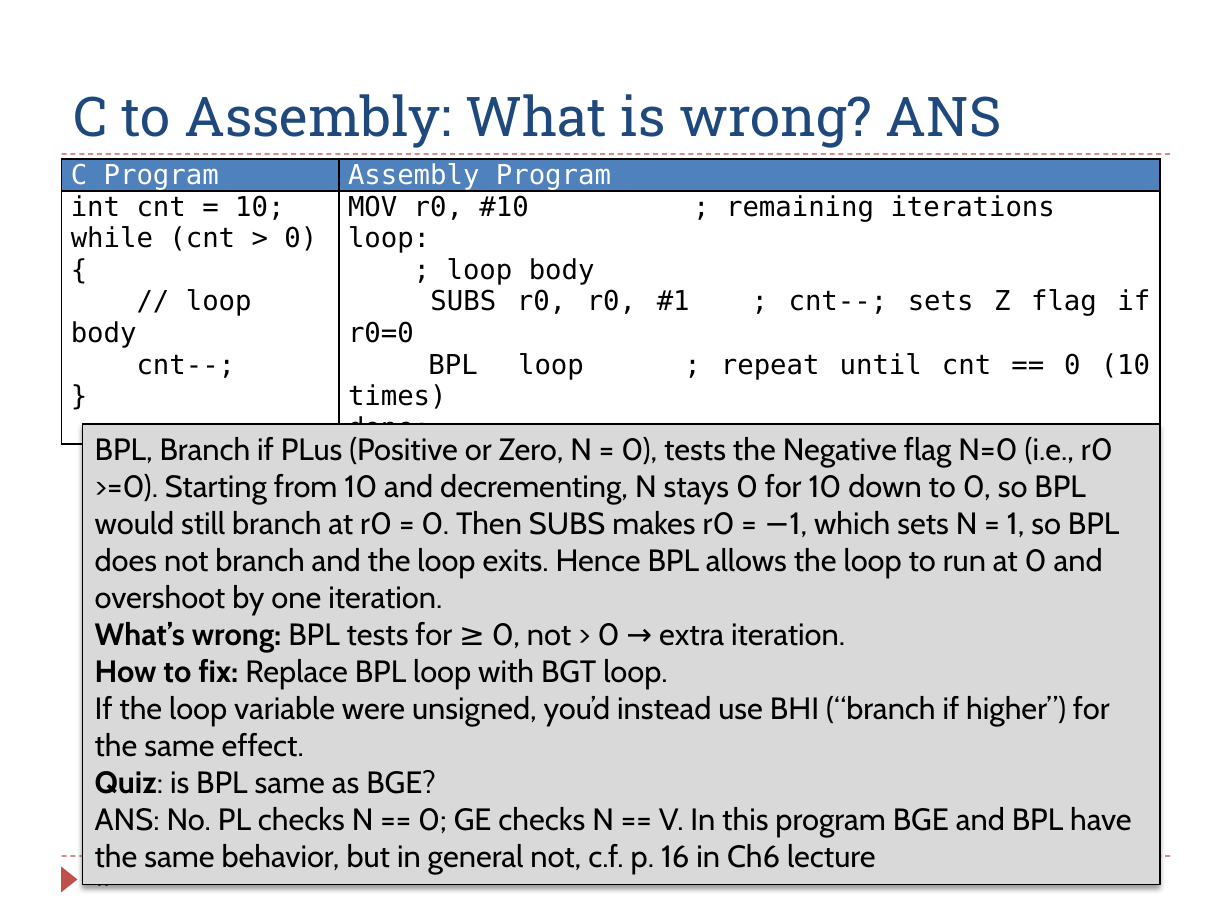
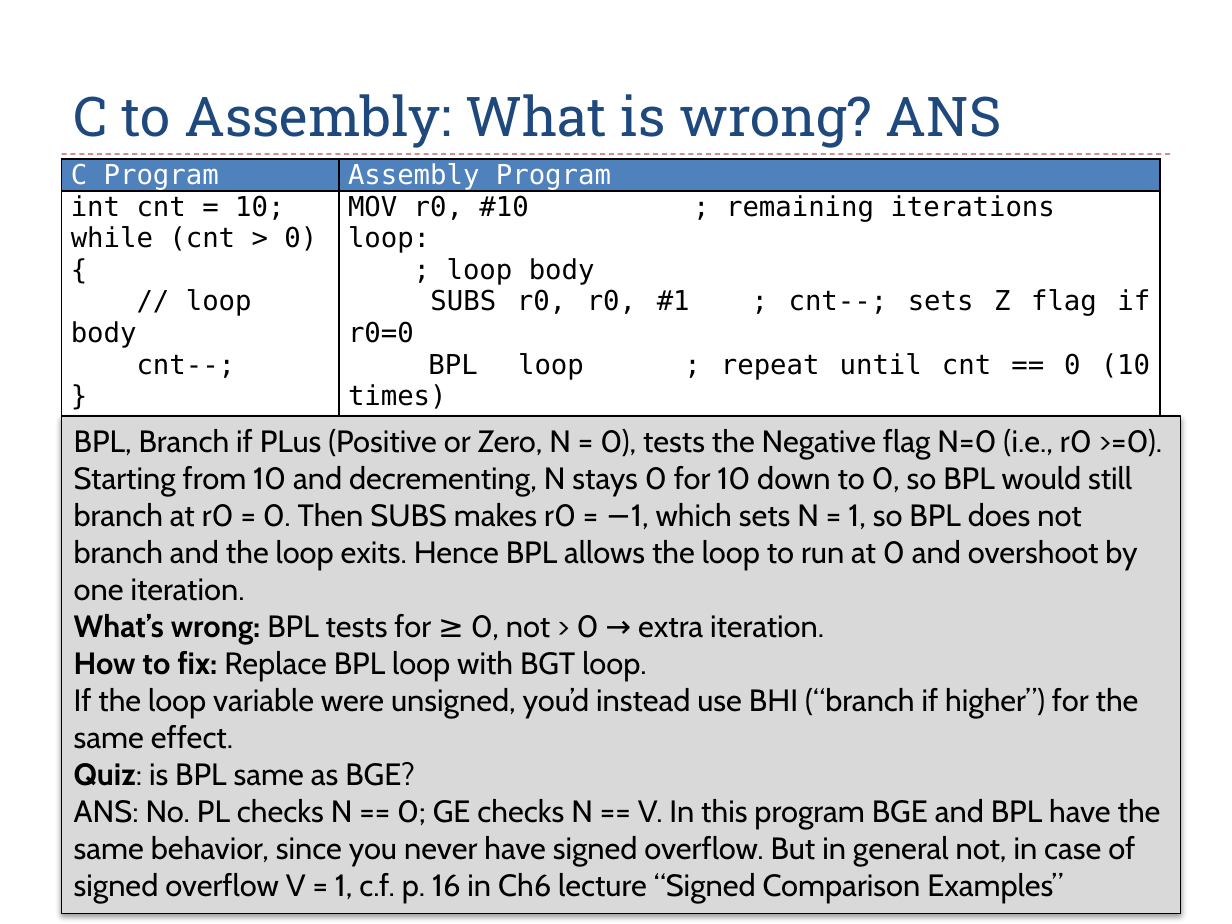
Before and after one commit to guhofstra/CSC111Fa25, a slide deck: slide 21 of PPTs/Ch6_ARM_Control_Flow_Exercises_ANS.pptx (slide 17 before the commit). Drawn at 1232x924 pixels with LibreOffice and Linux fonts; fonts in the diff are those of the drawing. Boxes give left, top, right and bottom in pixels: in the first picture for what was removed or moved away, otherwise in the second. Text is boxed around its words. In the diff, an @@ line names an element or a change of style, - is before the commit and + after.

```diff
--- a/PPTs/Ch6_ARM_Control_Flow_Exercises_ANS.pptx
+++ b/PPTs/Ch6_ARM_Control_Flow_Exercises_ANS.pptx
@@ rectangle "BPL, Branch if PLus (Positive ...": place and size @@
-rectangle "BPL, Branch if PLus (Positive ..." at (83,424,1161,885)
+rectangle "BPL, Branch if PLus (Positive ..." at (62,416,1180,914)
@@ text in rectangle at (74,799,1161,903): text changed @@
-ANS: No. PL checks N == 0; GE checks N == V. In this program BGE and BPL have the same behavior, but in general not, c.f. p. 16 in Ch6 lecture
+ANS: No. PL checks N == 0; GE checks N == V. In this program BGE and BPL have the same behavior, since you never have signed overflow. But in general not, in case of signed overflow V = 1, c.f. p. 16 in Ch6 lecture “Signed Comparison Examples”
@@ page number removed at (95,865,116,888) @@
-17
```
Also in this commit, not shown: 9 other slides changed, 4 slides added, 2 slides removed, 1 other file.
